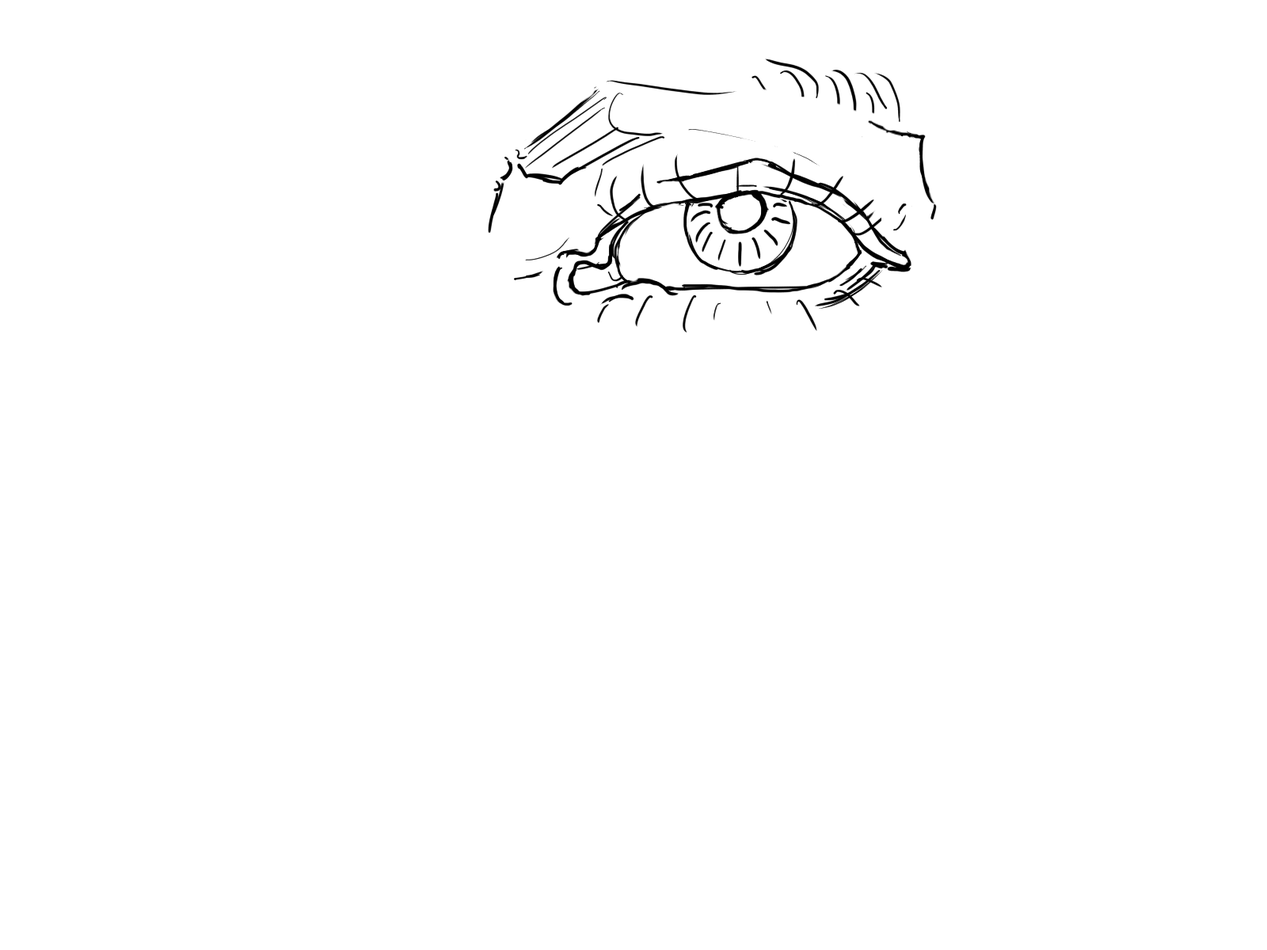
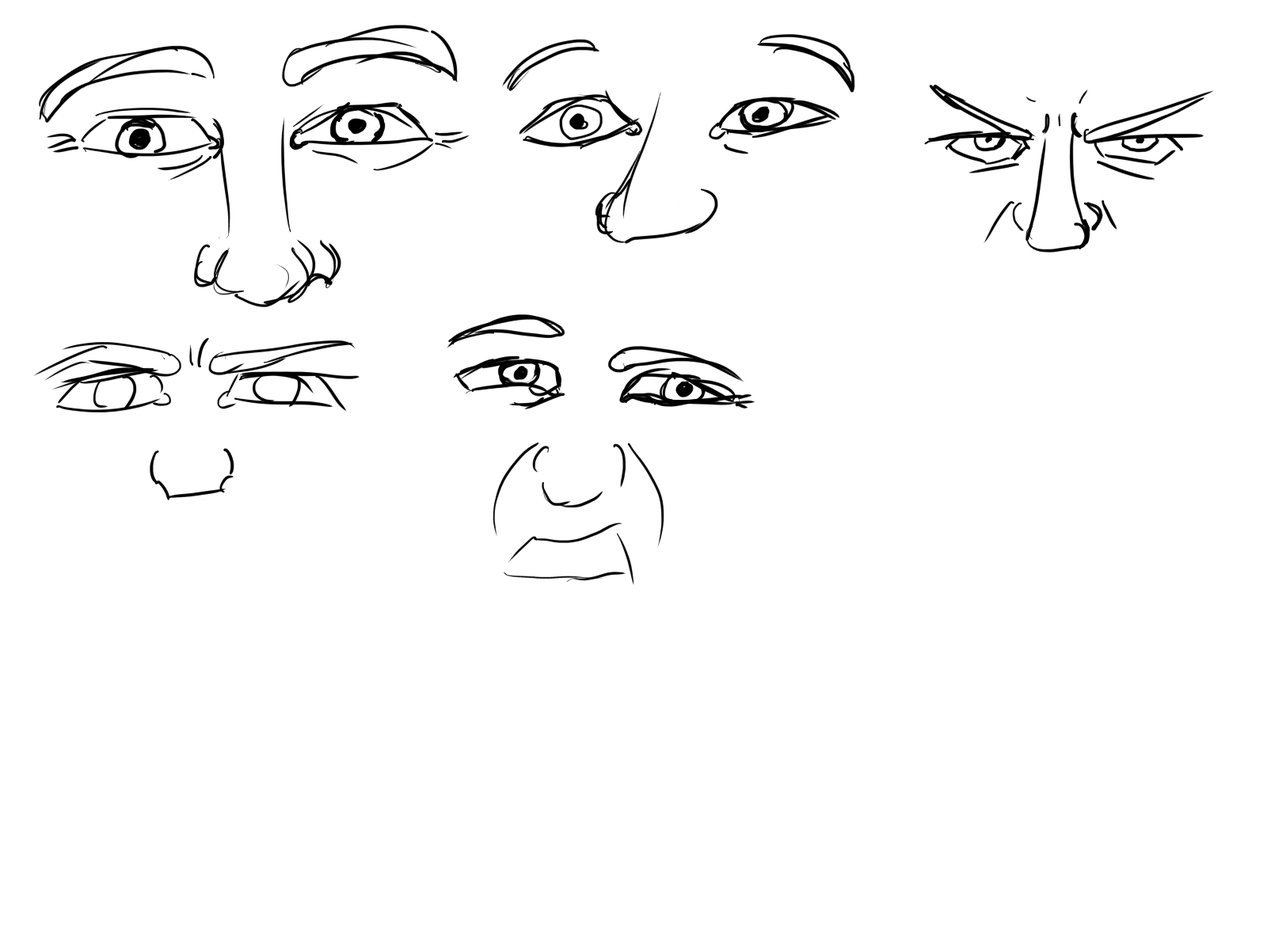
Revision of a layered 1267px x 950px image; what changed, layer by layer:
added layer "Eyes 2" above "Eyes" over [33, 24, 1214, 586]
hid "Eyes", painted on it over [33, 24, 1214, 586]
painted on "Background" over [33, 24, 1214, 586]
